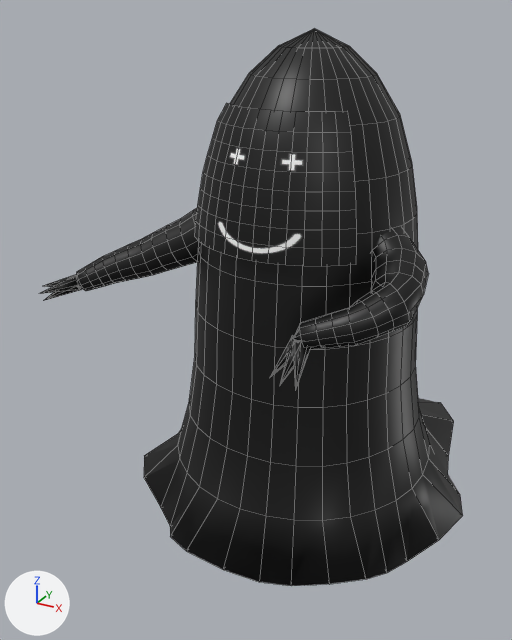
Before and after pictures for a commit that changed the Blender file RedFortress2/MultiPassRendering/res/model2/Hoshigirl/Hoshigirl.blend.
Both versions are drawn from a 50 mm lens placed at (0.98, -2.14, 1.66), pointed at (-0.19, -0.03, 0.6). The axes (+X, +Y, +Z) are drawn at lower left. The lights are the same throughout. The picture after the commit comes second. Mesh edges are drawn as thin lines.

Before the edit, the objects in view are built like this:
```python
me_hoshigirl_arm_l = bpy.data.meshes.new('Hoshigirl_Arm_L')
me_hoshigirl_arm_l.from_pydata(...)  # 184 vertices, 198 faces; spans x 0.125..0.479, y -0.549..0.017, z 0.657..1.088
me_hoshigirl_arm_l.polygons.foreach_set('use_smooth', [True] * 198)
me_hoshigirl_arm_l.materials.append(mat_hoshigirlmat)  # picture img_hoshigirl_png
me_hoshigirl_arm_r = bpy.data.meshes.new('Hoshigirl_Arm_R')
me_hoshigirl_arm_r.from_pydata(...)  # 184 vertices, 198 faces; spans x -0.908..-0.184, y -0.444..0.029, z 0.675..1.082
me_hoshigirl_arm_r.polygons.foreach_set('use_smooth', [True] * 198)
me_hoshigirl_arm_r.materials.append(mat_hoshigirlmat)  # picture img_hoshigirl_png
me_hoshigirl_body = bpy.data.meshes.new('Hoshigirl_Body')
me_hoshigirl_body.from_pydata(...)  # 354 vertices, 384 faces; spans x -0.59..0.64, y -0.62..0.91, z -0.1..1.6
me_hoshigirl_body.polygons.foreach_set('use_smooth', [True] * 384)
me_hoshigirl_body.materials.append(mat_hoshigirlmat)  # picture img_hoshigirl_png
me_hoshigirl_face = bpy.data.meshes.new('Hoshigirl_Face')
me_hoshigirl_face.from_pydata(...)  # 117 vertices, 96 faces; spans x -0.283..0.283, y -0.393..-0.193, z 0.97..1.39
me_hoshigirl_face.polygons.foreach_set('use_smooth', [True] * 96)
me_hoshigirl_face.materials.append(mat_hoshigirlmat)  # picture img_hoshigirl_png
ob_hoshigirl_arm_l = bpy.data.objects.new('Hoshigirl_Arm_L', me_hoshigirl_arm_l)
ob_hoshigirl_arm_l.location = (0.0, 0.0, 0.0)
ob_hoshigirl_arm_r = bpy.data.objects.new('Hoshigirl_Arm_R', me_hoshigirl_arm_r)
ob_hoshigirl_arm_r.location = (0.0, 0.0, 0.0)
ob_hoshigirl_body = bpy.data.objects.new('Hoshigirl_Body', me_hoshigirl_body)
ob_hoshigirl_body.location = (0.0, 0.0, 0.0)
ob_hoshigirl_face = bpy.data.objects.new('Hoshigirl_Face', me_hoshigirl_face)
ob_hoshigirl_face.location = (0.0, 0.0, 0.0)
```
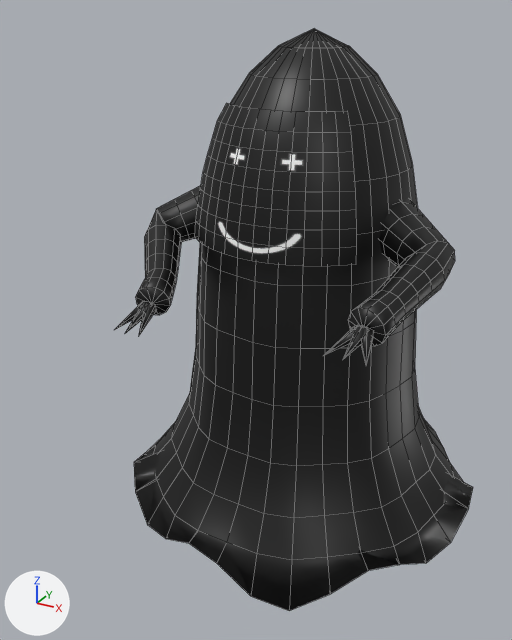
Pixel boxes [x1, y1, x2, y2] of what changed, in the pictures (512 x 640 px; the box of a moved part takes in the faces that stretch with it):
'Hoshigirl_Body', reshaped (6% wider): before [144, 29, 463, 586]; after [134, 29, 473, 611]
'Hoshigirl_Arm_L', reshaped (16% narrower): before [270, 227, 428, 390]; after [323, 198, 455, 365]
'Hoshigirl_Arm_R', reshaped: before [39, 208, 199, 301]; after [116, 185, 201, 337]
part 1 of me_hoshigirl_body, moved or reshaped: before [144, 308, 463, 586]; after [134, 305, 473, 611]
part 2 of me_hoshigirl_body, surface changed: before [144, 116, 463, 586]; after [154, 116, 454, 560]
part 3 of me_hoshigirl_arm_l, rebuilt (20% narrower, 20% taller): before [294, 227, 428, 350]; after [348, 198, 455, 346]
part 4 of me_hoshigirl_arm_l, deleted: before [280, 340, 296, 385]
part 5 of me_hoshigirl_arm_l, deleted: before [294, 341, 310, 390]
part 6 of me_hoshigirl_arm_l, deleted: before [270, 336, 296, 377]
part 7 of me_hoshigirl_arm_l, added: after [323, 325, 374, 365]
part 8 of me_hoshigirl_arm_r, deleted: before [43, 288, 81, 301]
part 9 of me_hoshigirl_arm_r, deleted: before [44, 275, 76, 287]
part 10 of me_hoshigirl_arm_r, deleted: before [39, 276, 79, 294]
part 11 of me_hoshigirl_arm_r, moved or reshaped: before [76, 208, 199, 291]; after [116, 185, 201, 337]

Edits to the bpy script that builds the scene:
```text
Change me_hoshigirl_body:
    used by ob_hoshigirl_body; location = (0.0, 0.0, 0.0)
    remove me_hoshigirl_body.from_pydata(...)  # 354 vertices, 384 faces; spans x -0.59..0.64, y -0.62..0.91, z -0.1..1.6
    add me_hoshigirl_body.from_pydata(...)  # 418 vertices, 448 faces; spans x -0.63..0.65, y -0.64..0.65, z -0.1..1.6
    me_hoshigirl_body part 1: 82 vertices moved from x -0.59..0.64, y -0.62..0.91, z -0.1..0.5 to x -0.58..0.58, y -0.57..0.59, z 0.05..0.5; 1 vertex removed from x 0.0, y 0.05, z 0.02; 65 vertices added at x -0.63..0.65, y -0.64..0.65, z -0.1..0.13
    me_hoshigirl_body part 2: 352 kept faces spanning x -0.58..0.58, y -0.57..0.59, z 0.05..1.6 get new texture (UV) coordinates
    other edits to the shape of me_hoshigirl_body do not show in these pictures
Change me_hoshigirl_arm_l:
    used by ob_hoshigirl_arm_l; location = (0.0, 0.0, 0.0)
    remove me_hoshigirl_arm_l.from_pydata(...)  # 184 vertices, 198 faces; spans x 0.125..0.479, y -0.549..0.017, z 0.657..1.088
    add me_hoshigirl_arm_l.from_pydata(...)  # 154 vertices, 150 faces; spans x 0.209..0.553, y -0.753..0.051, z 0.876..1.139
    me_hoshigirl_arm_l part 3: the loose piece of 157 vertices spanning x 0.171..0.479, y -0.487..0.017, z 0.752..1.088 is rebuilt with 133 vertices and now spans x 0.209..0.553, y -0.615..0.051, z 0.876..1.139
    me_hoshigirl_arm_l part 4: the loose piece of 9 vertices spanning x 0.167..0.222, y -0.533..-0.438, z 0.657..0.789 is deleted
    me_hoshigirl_arm_l part 5: the loose piece of 9 vertices spanning x 0.176..0.23, y -0.549..-0.441, z 0.667..0.792 is deleted
    me_hoshigirl_arm_l part 6: the loose piece of 9 vertices spanning x 0.125..0.215, y -0.517..-0.433, z 0.665..0.792 is deleted
    me_hoshigirl_arm_l part 7
    21 vertices are added at x 0.386..0.494, y -0.753..-0.615, z 0.899..0.946
    18 new faces join them
Change me_hoshigirl_arm_r:
    used by ob_hoshigirl_arm_r; location = (0.0, 0.0, 0.0)
    remove me_hoshigirl_arm_r.from_pydata(...)  # 184 vertices, 198 faces; spans x -0.908..-0.184, y -0.444..0.029, z 0.675..1.082
    add me_hoshigirl_arm_r.from_pydata(...)  # 154 vertices, 150 faces; spans x -0.509..-0.208, y -0.665..0.052, z 0.776..1.135
    me_hoshigirl_arm_r part 8: the loose piece of 9 vertices spanning x -0.872..-0.755, y -0.403..-0.3, z 0.675..0.757 is deleted
    me_hoshigirl_arm_r part 9: the loose piece of 9 vertices spanning x -0.908..-0.768, y -0.365..-0.291, z 0.709..0.764 is deleted
    me_hoshigirl_arm_r part 10: the loose piece of 9 vertices spanning x -0.846..-0.747, y -0.444..-0.312, z 0.71..0.765 is deleted
    me_hoshigirl_arm_r part 11: 157 vertices removed from x -0.787..-0.184, y -0.342..0.029, z 0.703..1.082; 154 vertices added at x -0.509..-0.208, y -0.665..0.052, z 0.776..1.135
```
